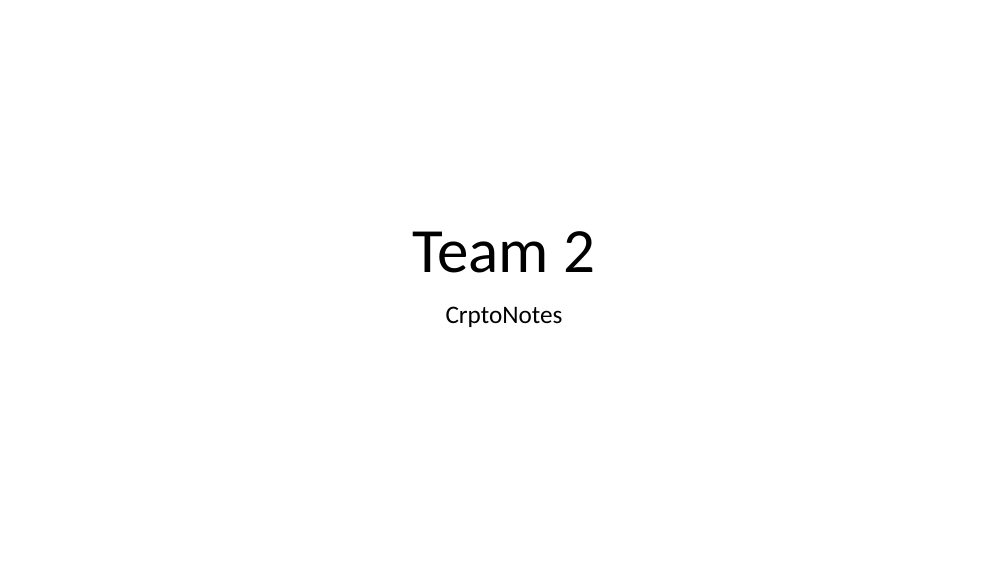
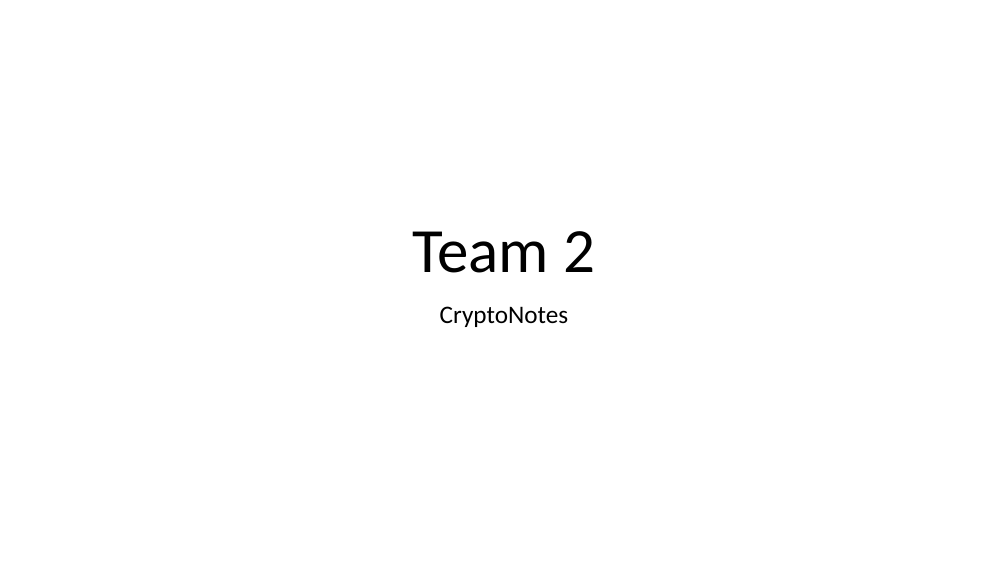
Before and after one commit to Dwaddle26/EncryptNotes, a slide deck: slide 1 of Team_2_Presentation_1.pptx. Drawn at 1008x567 pixels with LibreOffice and Linux fonts; fonts in the diff are those of the drawing. Boxes give left, top, right and bottom in pixels: in the first picture for what was removed or moved away, otherwise in the second. Text is boxed around its words. In the diff, an @@ line names an element or a change of style, - is before the commit and + after.

```diff
--- a/Team_2_Presentation_1.pptx
+++ b/Team_2_Presentation_1.pptx
@@ subtitle at (440, 306, 568, 327): text changed @@
-CrptoNotes
+CryptoNotes
```
